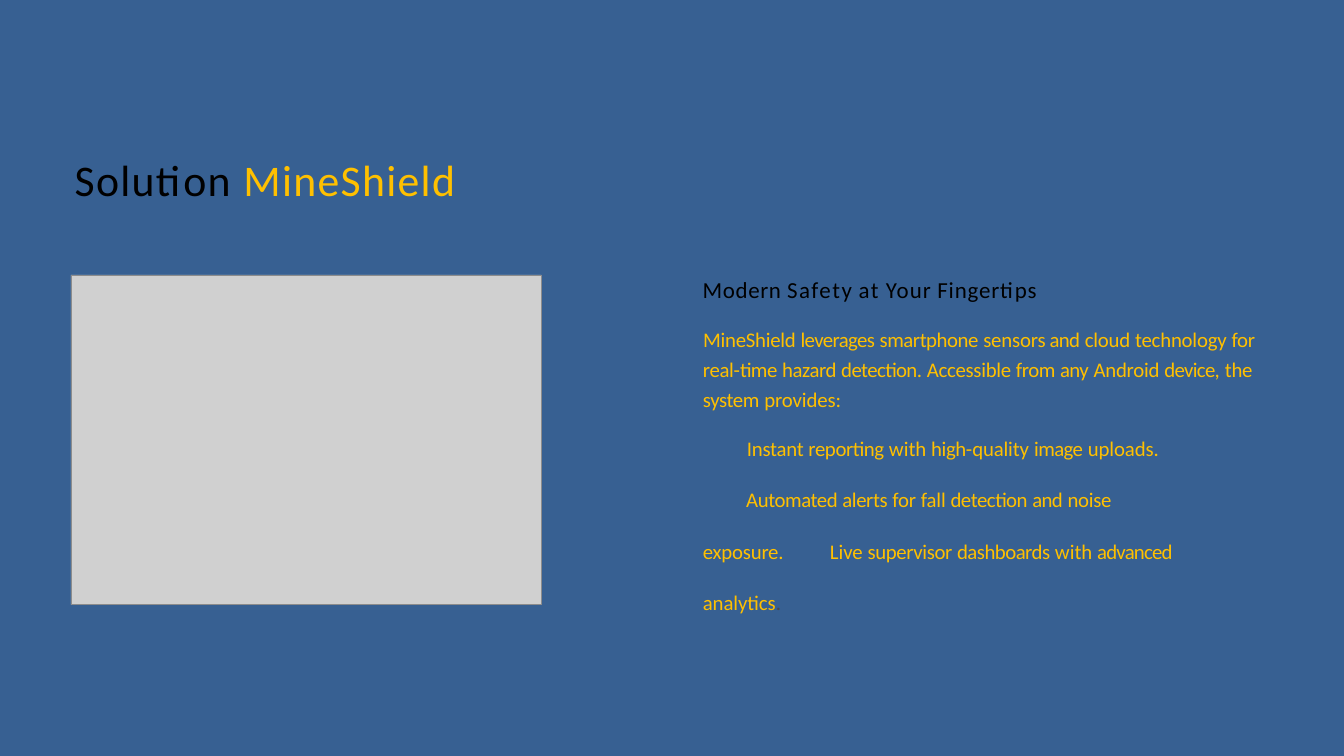
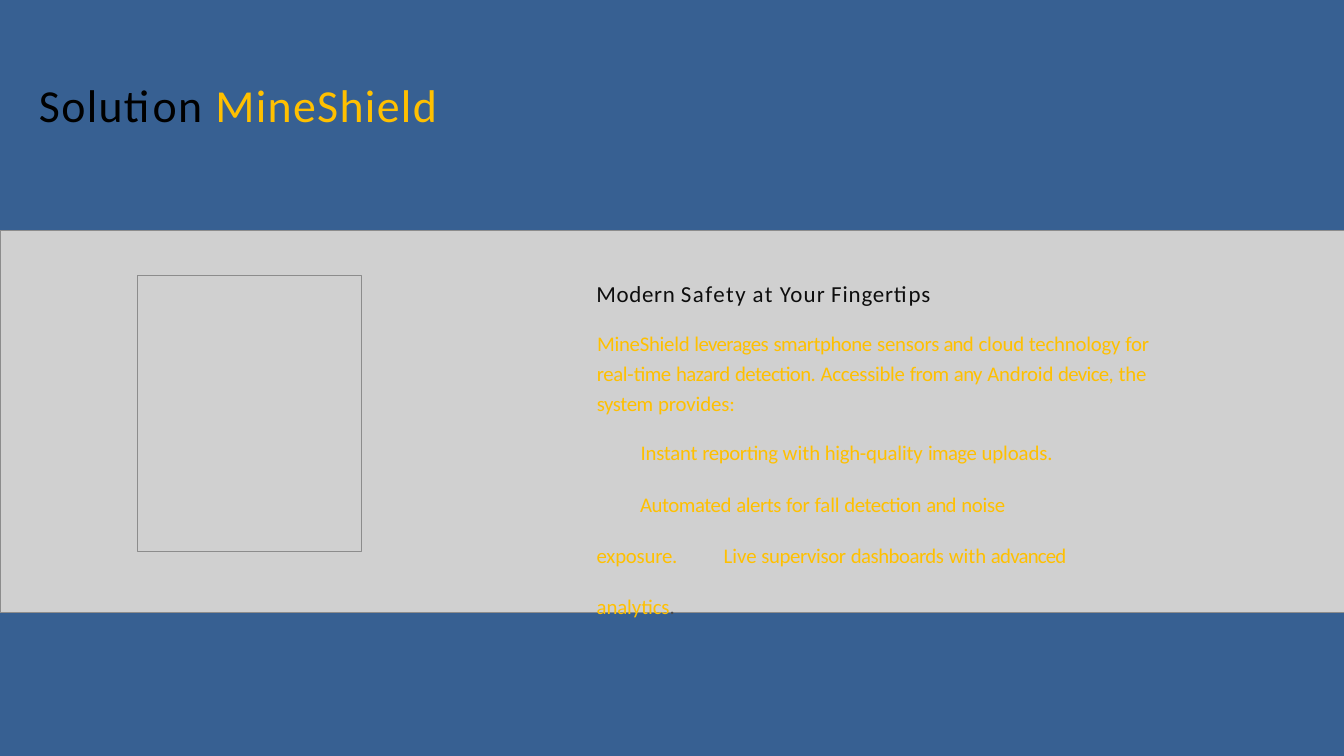
Before and after one commit to raunanehale06-png/UNAM-I3691CP-Group-16-Mineshield, a slide deck: slide 3 of MineShield - Smart Mine Safety.pptx. Drawn at 1344x756 pixels with LibreOffice and Linux fonts; fonts in the diff are those of the drawing; grey boxes stand for pictures. Boxes give left, top, right and bottom in pixels: in the first picture for what was removed or moved away, otherwise in the second. Text is boxed around its words. In the diff, an @@ line names an element or a change of style, - is before the commit and + after.

```diff
--- a/MineShield - Smart Mine Safety.pptx
+++ b/MineShield - Smart Mine Safety.pptx
@@ title "Solution MineShield" moved from (x1=75, y1=165, x2=455, y2=197) to (x1=39, y1=90, x2=436, y2=123) @@
@@ title "Solution MineShield" at (x1=39, y1=90, x2=436, y2=123): size 51.5 to 54 pt @@
@@ picture added at (x1=0, y1=230, x2=1344, y2=613) @@
@@ picture removed at (x1=71, y1=275, x2=542, y2=605) @@
@@ picture added at (x1=137, y1=275, x2=361, y2=551) @@
@@ text "Modern Safety at Your Fingertips" moved from (x1=703, y1=282, x2=1256, y2=563) to (x1=596, y1=286, x2=1149, y2=567) @@
@@ text at (x1=596, y1=286, x2=930, y2=306): text colour #000000 to #0D0D0D in "Modern Safety at Your Fingertips" @@
```
Also in this commit, not shown: 3 other slides changed.
